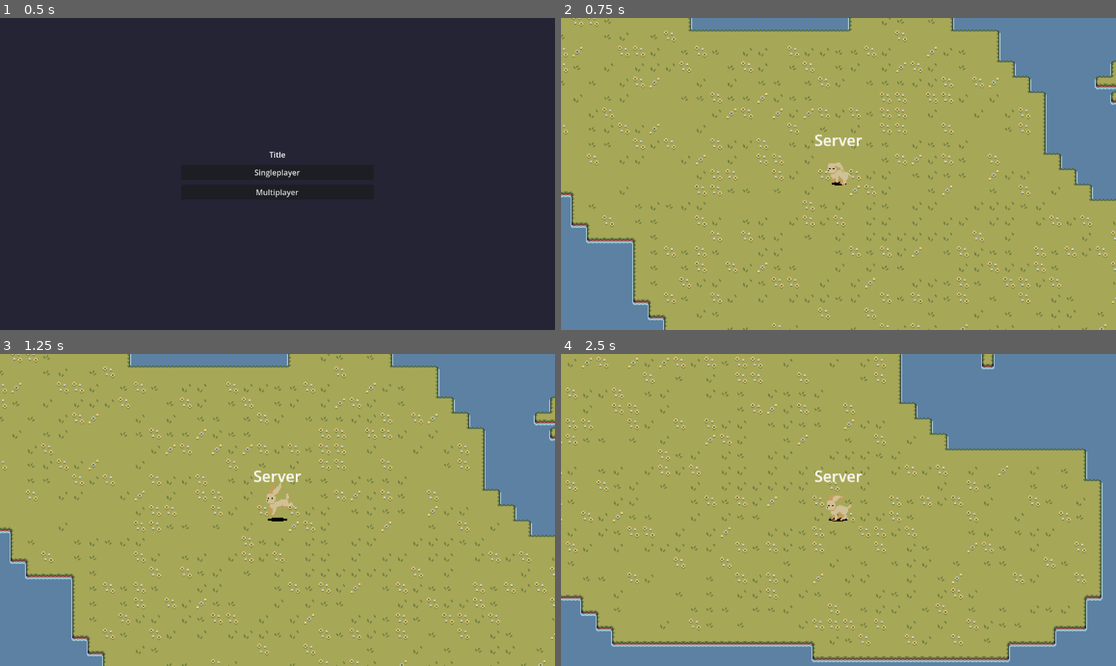
Above: before the commit, frames 1-4 (two rows, left to right).
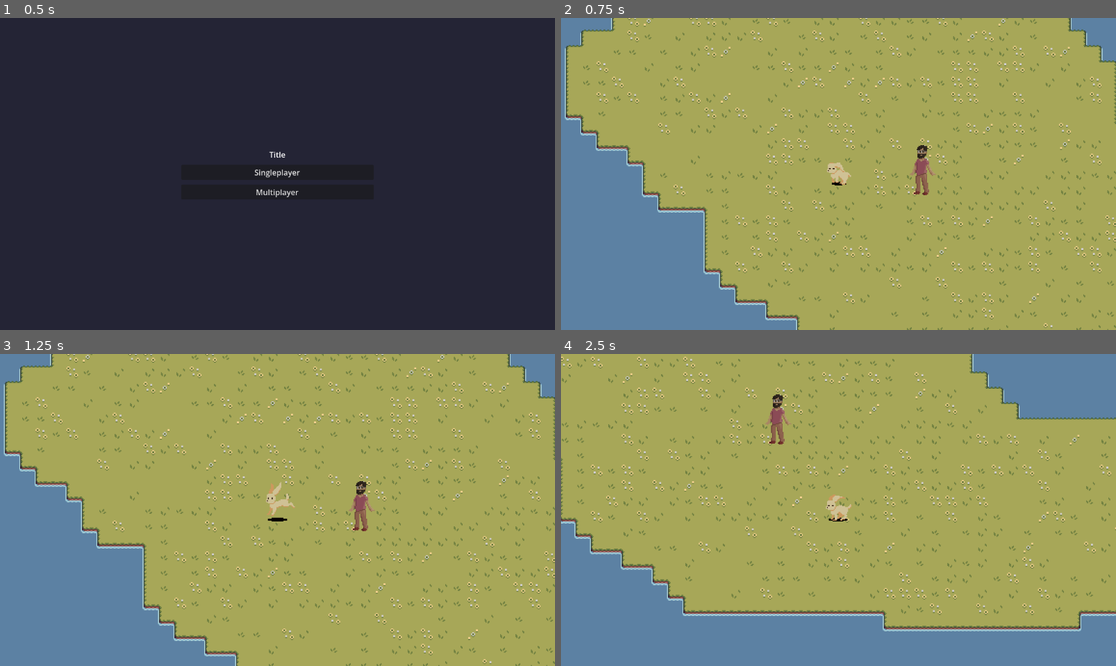
Above: after the commit, the same moments.

Repository: salem404/forest-survival-multiplayer
Game: Godot game, scene res://scenes/main.tscn
Two runs of this game, one before a commit and one after it. Both use one fixed random seed, a clock stepped at 60 frames per second and the inputs below.
Inputs:
- Up to frame 1 (0.5 s): no input
- Up to frame 2 (0.75 s): click "Singleplayer" at 0.5 s
- Up to frame 3 (1.25 s): no input
- Up to frame 4 (2.5 s): hold D (move_right) 1.28-2.03 s; hold S (move_down) from 2.03 s (still down)

Frame 1 is identical in both runs. In frame 2, 29% of the frame differs, in the area x 0-100%, y 0-100%; in frame 3, 29%; in frame 4, 29%, in the area x 0-100%, y 0-99%.

Commit message:
feat: :sparkles: Add full singleplayer base

Diff:
--- a/forest-survival-multiplayer/base_tile_set.tres
+++ b/forest-survival-multiplayer/base_tile_set.tres
@@ -4,6 +4,7 @@
 
 [sub_resource type="TileSetAtlasSource" id="TileSetAtlasSource_lnu2h"]
 texture = ExtResource("1_kv3kq")
+0:0/next_alternative_id = 2
 0:0/0 = 0
 0:0/0/terrain_set = 0
 0:0/0/terrain = 0
@@ -496,7 +497,7 @@
 10:4/0/physics_layer_0/polygon_0/points = PackedVector2Array(-8, -8, 8, -8, 8, 8, -8, 8)
 
 [resource]
-physics_layer_0/collision_layer = 1
+physics_layer_0/collision_layer = 3
 terrain_set_0/mode = 0
 terrain_set_0/terrain_0/name = "Terrain 0"
 terrain_set_0/terrain_0/color = Color(0.5, 0.34375, 0.25, 1)
--- a/forest-survival-multiplayer/scenes/game.tscn
+++ b/forest-survival-multiplayer/scenes/game.tscn
@@ -1,22 +1,39 @@
 [gd_scene format=4 uid="uid://dbwjty5ejuhls"]
 
-[ext_resource type="PackedScene" uid="uid://bf17mocpbyqpv" path="res://scenes/player.tscn" id="1_uwrxv"]
+[ext_resource type="Script" uid="uid://cu0e5p7unf0sv" path="res://scripts/game.gd" id="1_yqjtg"]
 [ext_resource type="TileSet" uid="uid://74txd7tvgvse" path="res://base_tile_set.tres" id="2_yqjtg"]
+[ext_resource type="Texture2D" uid="uid://cnc1w2xbpncvt" path="res://assets/alejandro.png" id="3_lnu2h"]
 
 [node name="Game" type="Node2D" unique_id=767992945]
+script = ExtResource("1_yqjtg")
 
-[node name="ColorRect" type="ColorRect" parent="." unique_id=588166039]
+[node name="Mapa" type="Node2D" parent="." unique_id=1881978920]
+
+[node name="ColorRect" type="ColorRect" parent="Mapa" unique_id=588166039]
 offset_left = -948.0
 offset_top = -484.0
 offset_right = 1872.0
 offset_bottom = 1188.0
 color = Color(0.36078432, 0.5058824, 0.6392157, 1)
 
-[node name="TileMapLayer" type="TileMapLayer" parent="." unique_id=1995541136]
-position = Vector2(7, -2)
+[node name="TileMapLayer" type="TileMapLayer" parent="Mapa" unique_id=1995541136]
 tile_map_data = PackedByteArray("AAAYABYAAAAAAAQAAAAYABUAAAAAAAQAAAAYABQAAAABAAEAAAAYABMAAAADAAQAAAAYABIAAAACAAQAAAAYAB …(16560 unchanged characters)…
 tile_set = ExtResource("2_yqjtg")
 
-[node name="Player" parent="." unique_id=2102833124 instance=ExtResource("1_uwrxv")]
-z_index = 1
-position = Vector2(286, 293)
+[node name="Hoguera" type="Sprite2D" parent="Mapa" unique_id=1771961460]
+position = Vector2(291, 323)
+texture = ExtResource("3_lnu2h")
+
+[node name="Players" type="Node2D" parent="." unique_id=912274652]
+
+[node name="Player1" type="Node2D" parent="Players" unique_id=1926495089]
+position = Vector2(205, 327)
+
+[node name="Player2" type="Node2D" parent="Players" unique_id=722080924]
+position = Vector2(378, 328)
+
+[node name="Player3" type="Node2D" parent="Players" unique_id=2100107183]
+position = Vector2(295, 254)
+
+[node name="Player4" type="Node2D" parent="Players" unique_id=940939905]
+position = Vector2(298, 409)
--- a/forest-survival-multiplayer/scenes/main_menu.tscn
+++ b/forest-survival-multiplayer/scenes/main_menu.tscn
@@ -44,7 +44,6 @@
 text = "Multiplayer"
 
 [node name="Multiplayer" parent="." unique_id=1323987310 instance=ExtResource("1_l6cm7")]
-visible = false
 layout_mode = 1
 offset_top = -215.0
 offset_bottom = 215.0
--- a/forest-survival-multiplayer/scenes/player.tscn
+++ b/forest-survival-multiplayer/scenes/player.tscn
@@ -104,7 +104,7 @@
 [node name="MultiplayerSynchronizer" type="MultiplayerSynchronizer" parent="." unique_id=362642920]
 replication_config = SubResource("SceneReplicationConfig_3v2ag")
 
-[node name="Nickname" type="Label" parent="." unique_id=605167716]
+[node name="NicknameLabel" type="Label" parent="." unique_id=605167716]
 offset_left = -25.0
 offset_top = -47.0
 offset_right = 25.0
--- /dev/null
+++ b/forest-survival-multiplayer/scripts/game.gd
@@ -0,0 +1,60 @@
+extends Node2D
+
+@export var spawners: Array[MultiplayerSpawner]
+
+@onready var players_nodes = $Players
+
+
+func _ready() -> void:
+	if %GameManager and %GameManager.is_online:
+		%GameManager.current_lobby.server_disconnected.connect(_on_server_disconnected)
+		%GameManager.current_lobby.player_disconnected.connect(_on_player_disconnected)
+		call_deferred("start_game_server")
+	else:
+		# Singleplayer mode - spawn a single player
+		call_deferred("spawn_singleplayer_player")
+
+
+func _input(event):
+	if event.is_action_pressed("ui_cancel"):
+		get_tree().quit()
+
+
+# Called only on the server.
+func start_game_server():
+	if multiplayer.is_server():
+		var i = 0
+		for id in %GameManager.current_lobby.players:
+			spawners[i % 4].spawn_player(id, i)
+			i += 1
+	else:
+		%GameManager.current_lobby.player_loaded.rpc_id(1)
+	# Tell the server that this peer has loaded.
+
+
+func spawn_singleplayer_player():
+	# For singleplayer, directly instantiate the player scene
+	var player_scene = load("res://scenes/player.tscn")
+	if player_scene:
+		var player = player_scene.instantiate()
+		player.name = "1"  # Set ID to 1
+		player.index = 0   # First player slot
+		# For singleplayer, set collision to detect the tilemap physics
+		# TileMapLayer uses physics_layer_0 by default
+		player.collision_layer = 1  # Player is on layer 1
+		player.collision_mask = 1   # Player collides with layer 1 (tilemap)
+		# Position at the first player spawn point
+		if players_nodes.get_child_count() > 0:
+			player.global_position = players_nodes.get_child(0).global_position
+		players_nodes.add_child(player)
+
+
+func _on_server_disconnected():
+	%GameManager.swap_scene_to_file("res://scenes/main_menu.tscn")
+
+
+func _on_player_disconnected(id: int):
+	if multiplayer.is_server():
+		var player_node = players_nodes.find_child(str(id), true, false)
+		if player_node:
+			player_node.queue_free()
--- a/forest-survival-multiplayer/scripts/game_manager.gd
+++ b/forest-survival-multiplayer/scripts/game_manager.gd
@@ -1,7 +1,11 @@
 extends Control
 
 const CONFIG_FILE_PATH: String = "user://game_settings.cfg"
+
+@export var is_online: bool = false
+
 var config: ConfigFile = ConfigFile.new()
+var current_lobby: Lobby
 
 
 func _ready():
--- /dev/null
+++ b/forest-survival-multiplayer/scripts/lobby.gd
@@ -0,0 +1,106 @@
+class_name Lobby
+extends Node
+
+signal player_connected(peer_id, player_info)
+signal player_disconnected(peer_id)
+signal connection_failed
+signal server_created
+signal server_disconnected
+signal game_start(scene_path)
+
+# This will contain player info for every player,
+# with the keys being each player's unique IDs.
+var players = { }
+
+# This is the local player info. This should be modified locally
+# before the connection is made. It will be passed to every other peer.
+# For example, the value of "name" can be set to something the player
+# entered in a UI scene.
+var player_info = { "name": "Player 1", "avatar": "p1", "avatar_id": "p1" }
+
+var initialized: bool = false
+var players_loaded = 1
+var game_started: bool = false
+var game_scene
+
+
+func _on_game_started(_game_scene):
+	game_scene = _game_scene
+	if players.size() > 1:
+		load_game.rpc(_game_scene)
+	else:
+		load_game(_game_scene)
+
+
+func start_game(_game_scene):
+	game_start.emit(_game_scene)
+
+
+# When the server decides to start the game from a UI scene,
+# do Lobby.load_game.rpc(filepath)
+@rpc("call_remote", "reliable")
+func load_game(_game_scene: String):
+	get_tree().change_scene_to_file(_game_scene)
+
+
+# Every peer will call this when they have loaded the game scene.
+@rpc("any_peer", "call_local", "reliable")
+func player_loaded():
+	if multiplayer.is_server():
+		players_loaded += 1
+		if players_loaded == players.size():
+			game_started = true
+			load_game(game_scene)
+
+
+# When a peer connects, send them my player info.
+# This allows transfer of all desired data for each player, not only the unique ID.
+func _on_player_connected(id):
+	if game_started:
+		_game_has_started.rpc_id(id)
+		return
+	_register_player.rpc_id(id, player_info)
+
+
+@rpc("any_peer", "reliable")
+func _register_player(new_player_info):
+	var new_player_id = multiplayer.get_remote_sender_id()
+	players[new_player_id] = new_player_info
+	player_connected.emit(new_player_id, new_player_info)
+
+
+@rpc("any_peer", "call_remote", "reliable")
+func _game_has_started():
+	remove_multiplayer_peer()
+	server_disconnected.emit()
+
+
+func _on_player_disconnected(id):
+	debug_log("player disconnected %d" % id)
+	players.erase(id)
+	player_disconnected.emit(id)
+
+
+func _on_connected_ok():
+	var peer_id = multiplayer.get_unique_id()
+	players[peer_id] = player_info
+	player_connected.emit(peer_id, player_info)
+
+
+func _on_connected_fail():
+	remove_multiplayer_peer()
+	connection_failed.emit()
+
+
+func _on_server_disconnected():
+	remove_multiplayer_peer()
+	server_disconnected.emit()
+
+
+func remove_multiplayer_peer():
+	multiplayer.multiplayer_peer = OfflineMultiplayerPeer.new()
+	players.clear()
+
+
+func debug_log(text: String):
+	print(str(Time.get_ticks_msec()) + "ms (" + str(multiplayer.get_unique_id()) + "): " + text)
--- a/forest-survival-multiplayer/scripts/player.gd
+++ b/forest-survival-multiplayer/scripts/player.gd
@@ -23,12 +23,14 @@
 	if is_multiplayer_authority():
 		collision_layer = player_layers[index]
 		collision_mask = collision_masks[index]
-		$Nickname.text = "a"
+
+	# Hide nickname label if only 1 player
+	call_deferred("_check_player_count")
 
 
 func _physics_process(_delta: float) -> void:
-	#if not is_multiplayer_authority():
-	#	return
+	if not is_multiplayer_authority():
+		return
 	if player_alive:
 		var direction = Input.get_vector("move_left", "move_right", "move_up", "move_down")
 		velocity = direction * SPEED
@@ -48,3 +50,11 @@
 	index = _index
 	collision_layer = player_layers[index]
 	collision_mask = collision_masks[index]
+
+
+func _check_player_count() -> void:
+	# In singleplayer, there's only 1 peer (self)
+	# In multiplayer, there are multiple peers
+	var peer_count = multiplayer.get_peers().size() + 1 # +1 for self
+	if peer_count == 1:
+		$NicknameLabel.hide()
Not shown, added: forest-survival-multiplayer/scripts/game.gd.uid
Not shown, added: forest-survival-multiplayer/scripts/lobby.gd.uid
